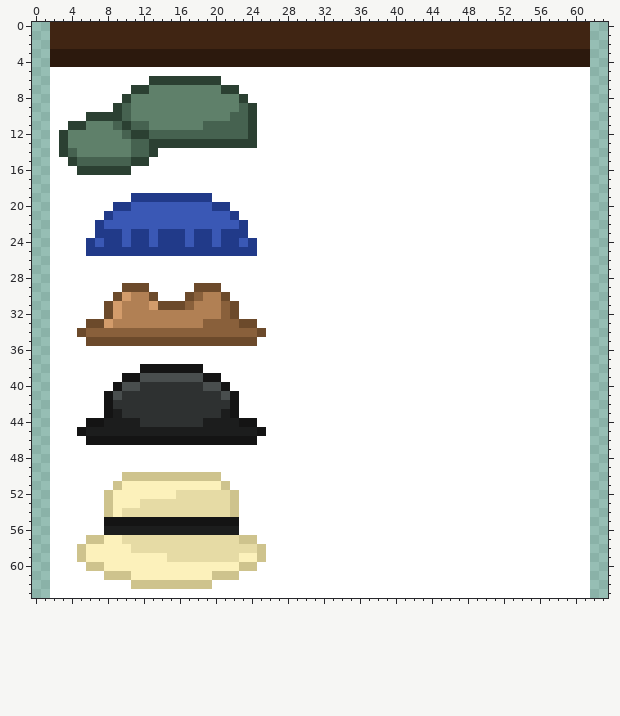
Pixel-art file: Aseprite/Puzzles/HatClothingPoster2.aseprite. That is the earlier state.
64x64 pixels, 1 frame.
New version:
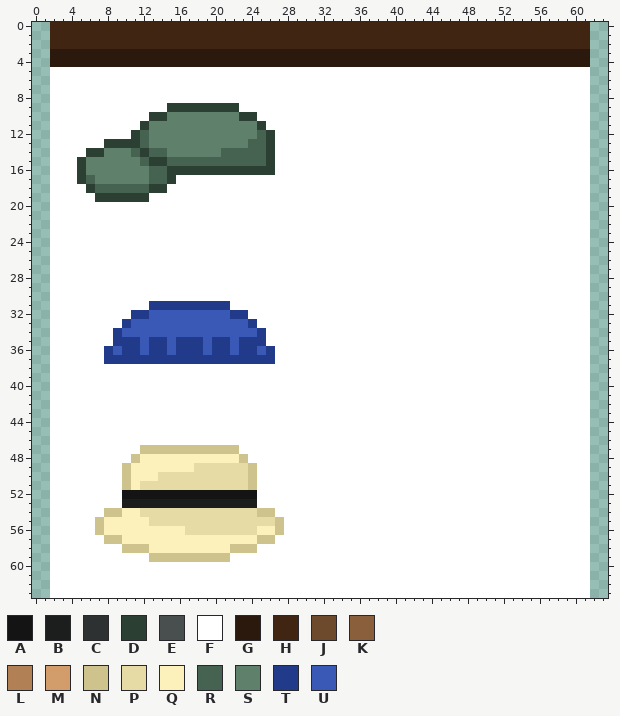
Palette (. is transparent): A #141414  B #1c1d1d  C #2e3131  D #2b4032  E #494e4e  F #ffffff  G #2c190d  H #402513  J #6c4a2b  K #89603b  L #b18054  M #d39c6b  N #cec38d  P #e6dba5  Q #fcf1bb  R #466250  S #5f806a  T #213a89  U #3a58b5
From old to new:
Changed rows in their new state; - is an unchanged pixel.
first column x 3:
 6 ----------FFFFFFFF------
 7 --------FFFFFFFFFFFF----
 8 -------FFFFFFFFFFFFFF---
 9 ------FFFFFFDDDDDDDDFF--
10 ---FFFFFFFDD-------SD---
11 -FFFFFFFFD------SSSSSSD-
12 FFFFFFFF-RSSSSSSSSSSSSRD
13 FFFFFDDDD-SSSSSSSSSSSRRD
14 FFFDD----DRRSSSSSSRRRRRD
15 -FDSSSSSSRDDRRRRRRRRRRRD
16 ---SSSSSSSRRDDDDDDDDDDDD
17 --DRSSSSSSRRD-----------
18 ---DRRRRRRDD------------
19 ----DDDDDDFFFFFFF-------
20 ------FFFFFFFFFFFFF-----
21 -----FFFFFFFFFFFFFFF----
22 ----FFFFFFFFFFFFFFFFF---
23 ----FFFFFFFFFFFFFFFFF---
24 ---FFFFFFFFFFFFFFFFFFF--
25 ---FFFFFFFFFFFFFFFFFFF--
first column x 5:
29 -----FFF-----FFF-------
30 ----FFFFF---FFFFF------
31 ---FFFFFTTTTTTTTTF-----
32 ---FFFTTUUUUUUUUUTT----
33 -FFFFTUUUUUUUUUUUUUT---
34 FFFFTUUUUUUUUUUUUUUUT--
35 -FFFTTTUTTUTTTUTTUTTT--
36 ---TUTTUTTUTTTUTTUTTUT-
37 ---TTTTTTTTTTTTTTTTTTT-
38 -------FFFFFFF---------
39 -----FFFFFFFFFFF-------
40 ----FFFFFFFFFFFFF------
41 ---FFFFFFFFFFFFFFF-----
42 ---FFFFFFFFFFFFFFF-----
43 ---FFFFFFFFFFFFFFF-----
44 -FFFFFFFFFFFFFFFFFFF---
45 FFFFFFFFFFFFFFFFFFFFF--
46 -FFFFFFFFFFFFFFFFFFF---
47 -------NNNNNNNNNNN-----
48 ------NQQQQQQQQQQQN----
49 -----NQQQQQQQPPPPPPN---
50 ------QQQPPPPPPPPPPN---
51 ----FN-PPPPPPPPPPPPN---
52 ---FFAAAAAAAAAAAAAAA---
53 ---FFBBBBBBBBBBBBBBB---
54 ----NQQ----------PPPNN-
55 --NQQQQQPPPPPPPPPPPPPPN
56 --NQQQQQQQQQPPPPPPPPQQN
57 -FFNNQQQQQQQQQQQQQQQNN-
58 FFFFFNNNQQQQQQQQQNNNF--
59 FFFFFFFFNNNNNNNNNFFFF--
60 -FFFFFFFFFFFFFFFFFFF---
61 ---FFFFFFFFFFFFFFF-----
62 ------FFFFFFFFF--------
Changed places in both pictures, as pixel boxes (x1, y1, x2, y2):
changed: (59, 76, 284, 589)
